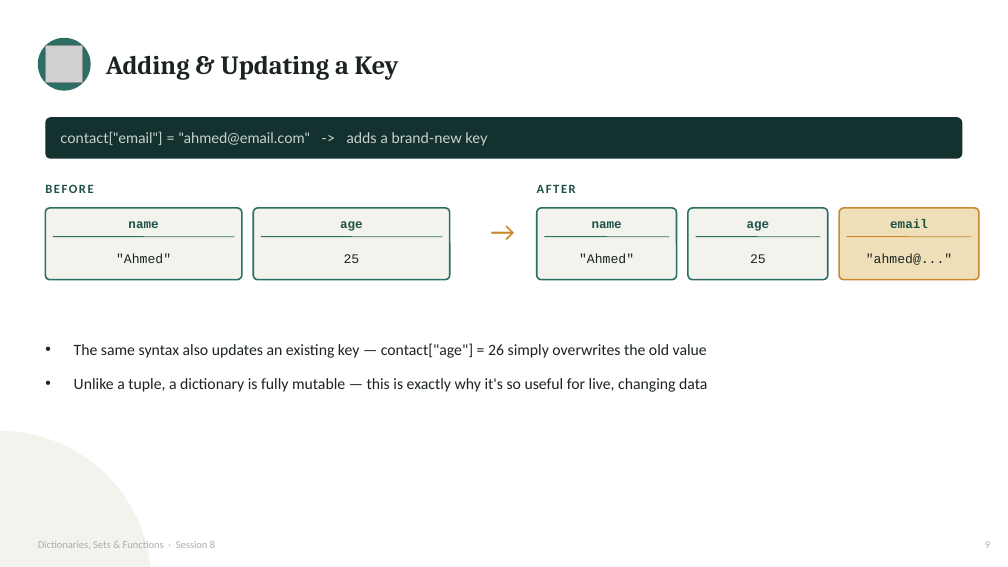
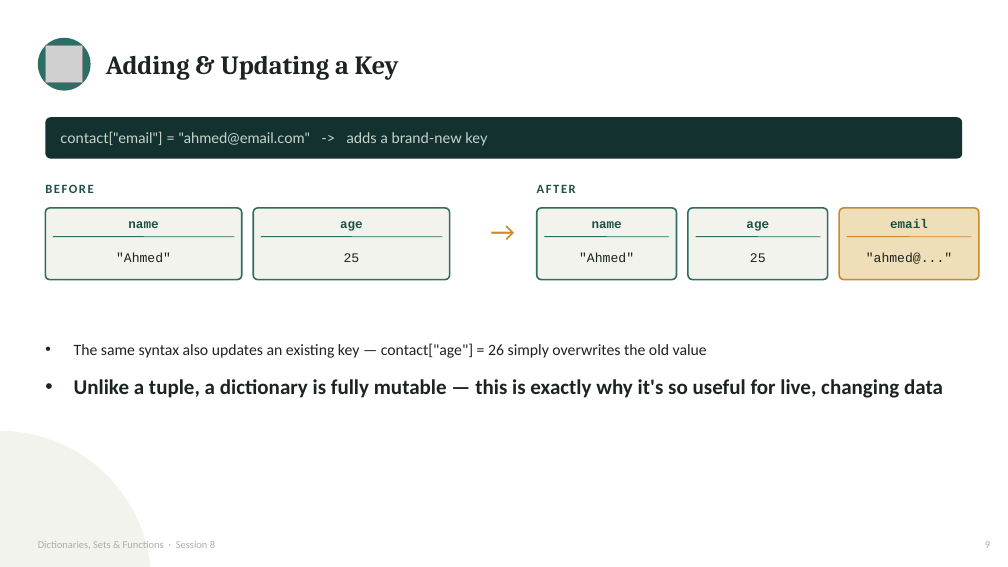
Before and after one commit to waseem-development/ai-ml-course, a slide deck: slide 9 of slides/1_python_slides/7_dicts_sets_functions.pptx. Drawn at 1008x567 pixels with LibreOffice and Linux fonts; fonts in the diff are those of the drawing; grey boxes stand for pictures. Boxes give left, top, right and bottom in pixels: in the first picture for what was removed or moved away, otherwise in the second. Text is boxed around its words. In the diff, an @@ line names an element or a change of style, - is before the commit and + after.

```diff
--- a/slides/1_python_slides/7_dicts_sets_functions.pptx
+++ b/slides/1_python_slides/7_dicts_sets_functions.pptx
@@ text at (x1=74, y1=379, x2=943, y2=398): size 15 to 20 pt, bold on in "Unlike a tuple, a dictionary is fully ..." @@
```
Also in this commit, not shown: 2 other slides changed, 6 other files.
